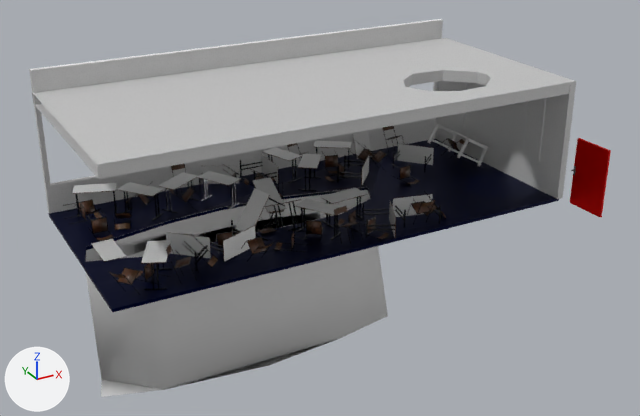
What one commit did to the OBJ model assets/models/ClaudeChappe/salle_classe_bas03.obj.
The view is the same before and after, from a 50 mm lens placed at (-56.3, 3.43, 25.26), pointed at (-28.96, 53.15, 0.4). Arrows for +X, +Y and +Z are at lower left; the lights stay in place. Where no turn or scale is listed for an object, it has been applied to the vertices.

The scene before the commit, as lines of its bpy script (objects in view):
```python
ob_plafond_couloir_classe_bas = bpy.data.objects.new('plafond_couloir_classe_bas', me_plafond_couloir_classe_bas)
ob_plafond_couloir_classe_bas.location = (0.0, 0.0, 0.0)
```
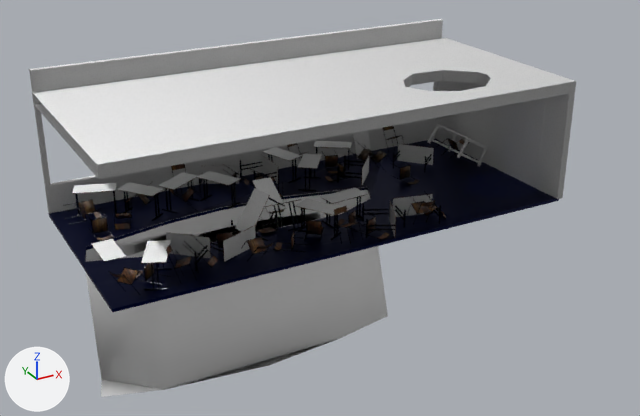
Location of each change, (x1, y1, x2, y2) in pixels of the pictures (640 x 416 px):
'plafond_couloir_classe_bas', surface changed, reshaped (grey to white, 6% narrower)
    before: (29, 19, 611, 397)
    after: (29, 19, 576, 397)
part 1 of me_plafond_couloir_classe_bas, deleted (red)
    before: (570, 138, 611, 217)
part 2 of me_plafond_couloir_classe_bas, surface changed (grey to white)
    both: (29, 19, 576, 293)

Edits to the bpy script that builds the scene:
```text
Change mat_plastic_white_material:
    where n6 = _N.new('ShaderNodeNormalMap'); n6.name = 'Normal Map'
    remove n6.inputs[0].default_value = 0.0  # 'Strength'
Change me_plafond_couloir_classe_bas:
    used by ob_plafond_couloir_classe_bas; location = (0.0, 0.0, 0.0)
    remove me_plafond_couloir_classe_bas.from_pydata(...)  # 5116 vertices, 8842 faces; spans x -45.6..-12.1, y 43.2..62.6, z -10.1..10.2
    add me_plafond_couloir_classe_bas.from_pydata(...)  # 5084 vertices, 8790 faces; spans x -45.6..-12.1, y 47.0..62.6, z -10.1..10.2
    me_plafond_couloir_classe_bas part 1: the loose piece of 8 vertices spanning x -12.4..-12.2, y 43.2..46.1, z 0.0..4.9 is deleted
    me_plafond_couloir_classe_bas part 2: 8787 kept faces spanning x -45.6..-12.1, y 47.0..62.6, z -10.1..10.2 get new texture (UV) coordinates
    remove me_plafond_couloir_classe_bas.materials.append(mat_procedural_pearl_red_painted_plastic)  # red #da0700
    remove me_plafond_couloir_classe_bas.materials.append(mat_plastic_gris)  # black #3d3d3d
```
